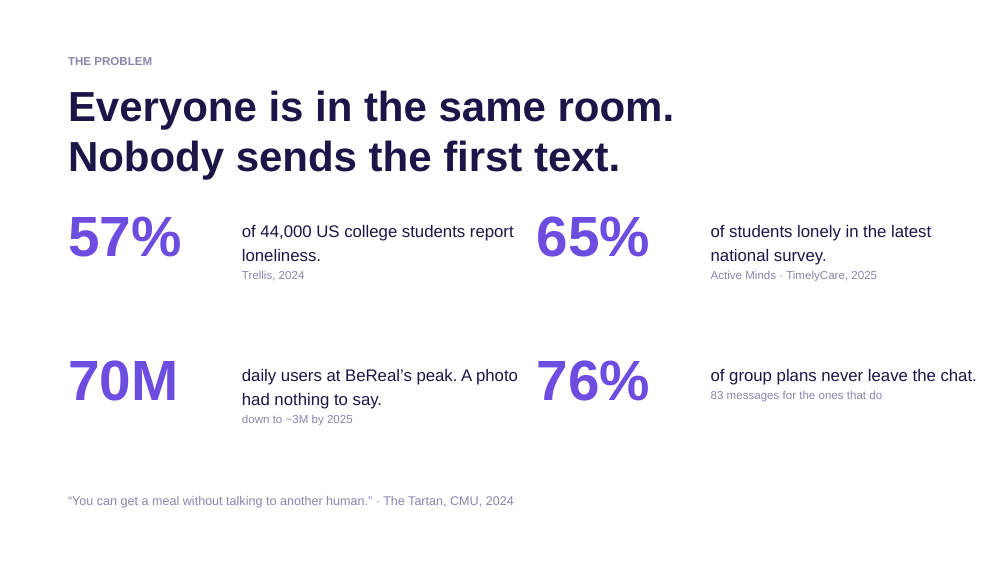
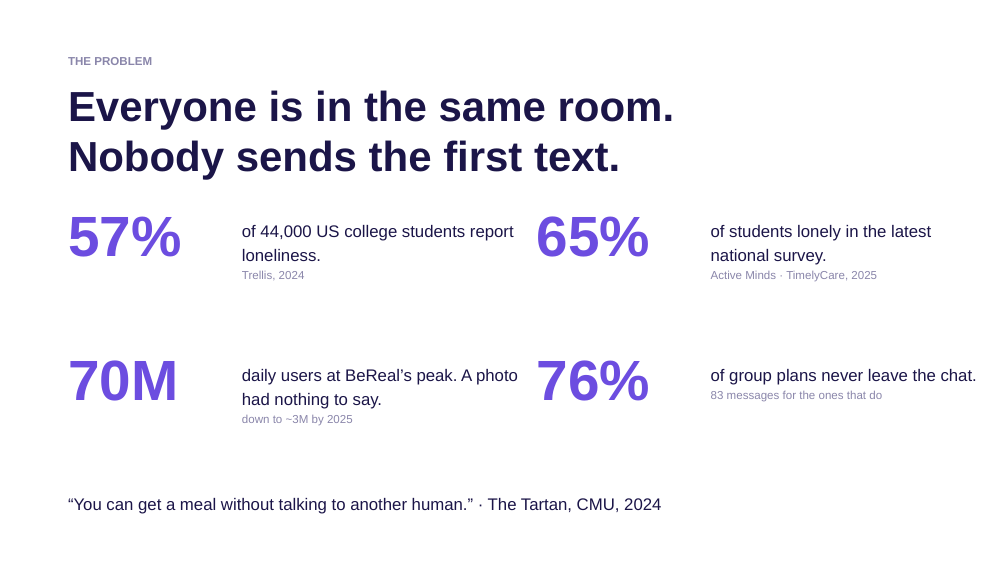
Before and after one commit to ojpbarbosa/hackcmu-2026, a slide deck: slide 2 of docs/deck/familiars.pptx. Drawn at 1008x567 pixels with LibreOffice and Linux fonts; fonts in the diff are those of the drawing; background and template pictures are left out. Boxes give left, top, right and bottom in pixels: in the first picture for what was removed or moved away, otherwise in the second. Text is boxed around its words. In the diff, an @@ line names an element or a change of style, - is before the commit and + after.

```diff
--- a/docs/deck/familiars.pptx
+++ b/docs/deck/familiars.pptx
@@ text "“You can get a meal ..." at (x1=68, y1=498, x2=661, y2=514): size 12 to 16 pt, text colour #8A86AA to #1B1548 @@
```
Also in this commit, not shown: 3 other slides changed, 1 slide removed, 1 other file.
